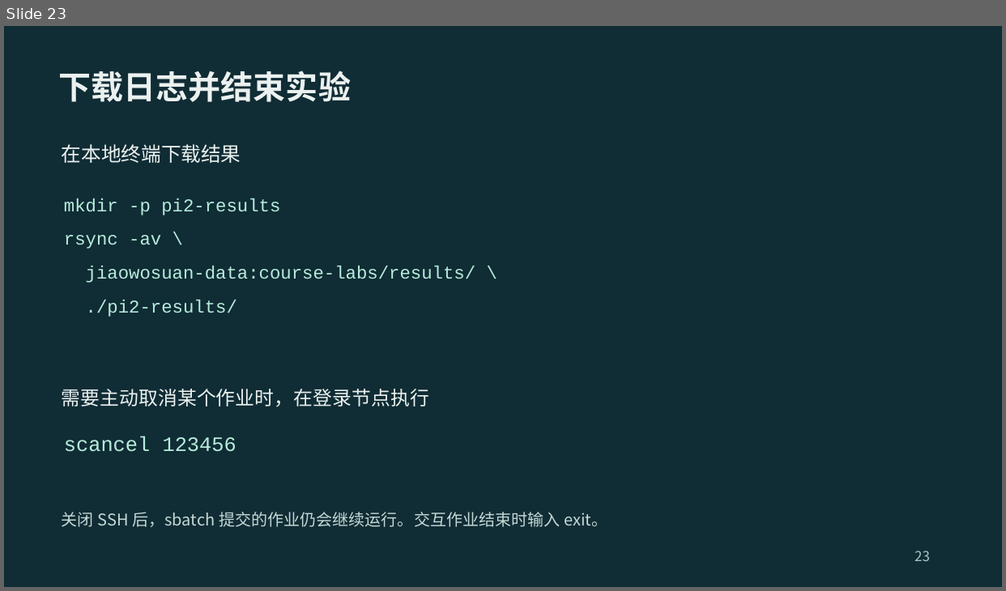
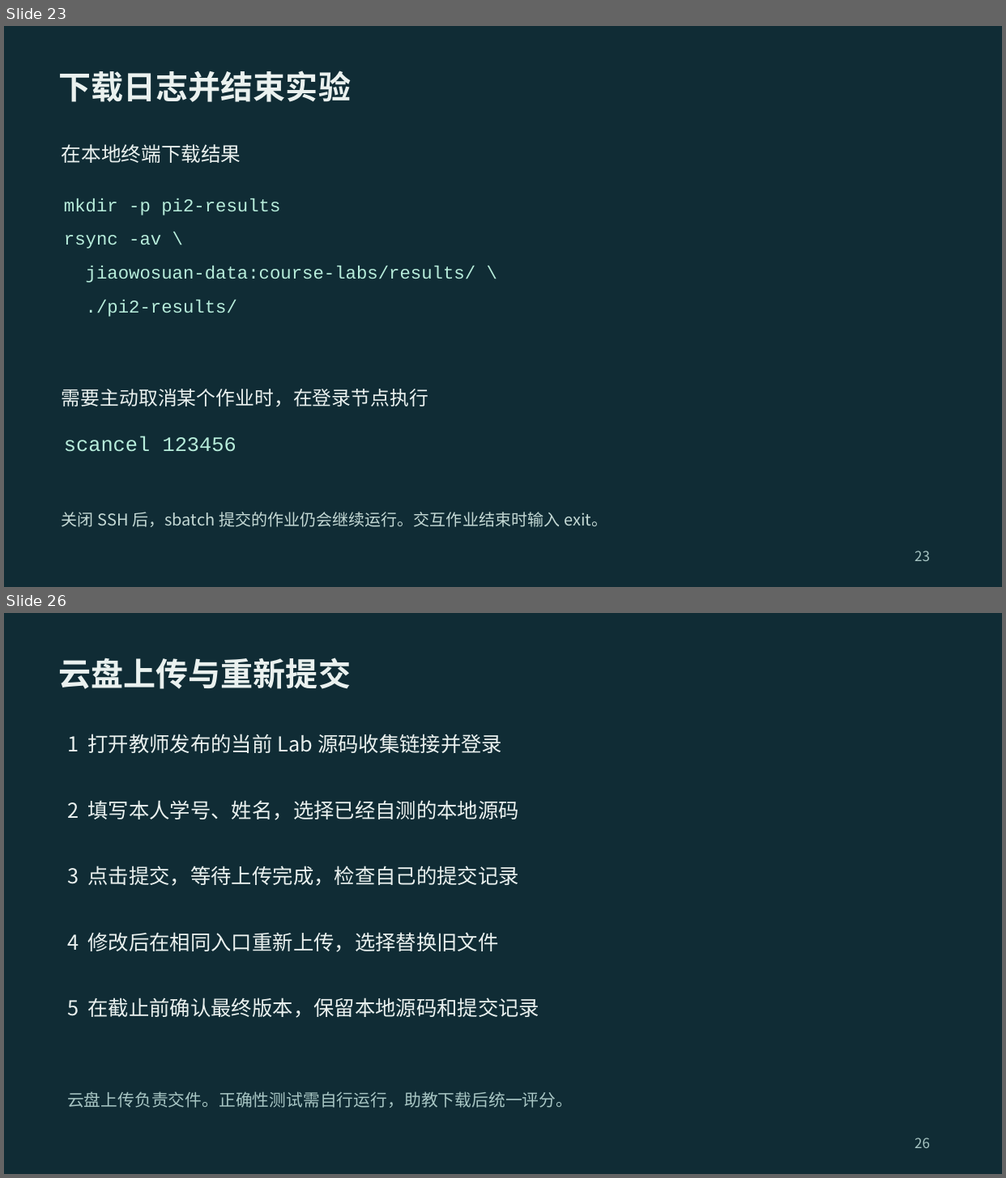
Before and after one commit to 2026-fall-calabs/calabs-2026-fall-starter, a slide deck: docs/交我算平台Lab运行指南-学生版.pptx. Shown one above the other, each under a label of ours: slide 23 before the commit, slides 23 and 26 after it; the slides between them are not shown. The pictures are 1006x591 and 1006x1178 pixels, drawn with LibreOffice and Linux fonts; fonts in the diff are those of the drawing. Boxes give left, top, right and bottom in pixels: in the first picture for what was removed or moved away, otherwise in the second. Text is boxed around its words. In the diff, an @@ line names an element or a change of style, - is before the commit and + after.

```diff
--- a/docs/交我算平台Lab运行指南-学生版.pptx
+++ b/docs/交我算平台Lab运行指南-学生版.pptx
@@ slide 26 added at (4,613,1002,1174), background #102C35 @@
@@ text added at (59,658,351,689), 39 pt, text #EAF1EF, bold @@
+云盘上传与重新提交
@@ text added at (67,734,502,753), 24.8 pt, text #EAF1EF @@
+1 打开教师发布的当前 Lab 源码收集链接并登录
@@ text added at (67,800,519,820), 24.8 pt, text #EAF1EF @@
+2 填写本人学号、姓名，选择已经自测的本地源码
@@ text added at (67,866,519,886), 24.8 pt, text #EAF1EF @@
+3 点击提交，等待上传完成，检查自己的提交记录
@@ text added at (67,932,499,952), 24.8 pt, text #EAF1EF @@
+4 修改后在相同入口重新上传，选择替换旧文件
@@ text added at (67,998,540,1018), 24.8 pt, text #EAF1EF @@
+5 在截止前确认最终版本，保留本地源码和提交记录
@@ text added at (67,1092,573,1108), 20.2 pt, text #A8C6C4 @@
+云盘上传负责交件。正确性测试需自行运行，助教下载后统一评分。
@@ text added at (914,1138,930,1148), 16.5 pt, text #A8C6C4 @@
+26
```
Also in this commit, not shown: 3 slides changed, 2 other slides added, 5 other files.
